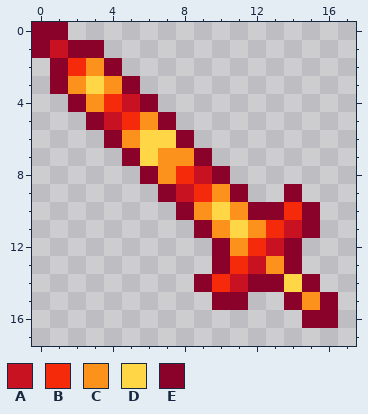
A pixel-art sprite gets an edit: Projectiles/Underworld/FieryPointsword.png. The picture above is the old version.
The file is 68x68 pixels, drawn in blocks of 2x2; one block is one cell here. Shown: x 0..17, y 0..17.
Palette (. is transparent): A #c81222  B #f42a0a  C #fc911c  D #ffd746  E #8a0229
Pixels before, first column x 0:
 0 EE...............
 1 EAEE.............
 2 .EBCE............
 3 .ECDCE...........
 4 ..ECBAE..........
 5 ...EABCE.........
 6 ....ECDDE........
 7 .....EDCCE.......
 8 ......ECBAE......
 9 .......EABCE..E..
10 ........ECDCEEBE.
11 .........ECDCBAE.
12 ..........ECBAE..
13 ..........EBACE..
14 .........EBAEEDE.
15 ..........EE..ECE
16 ...............EE
New version:
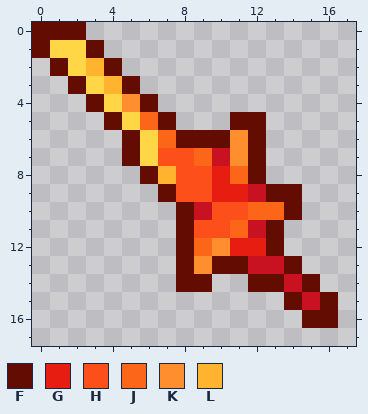
Colours new in this view: F #620c02  G #e61d10  H #fc4f19  J #fc6619  K #ff8e2f  L #ffb32f
Changes in this commit:
Changed rows in their new state; - is an unchanged pixel.
first column x 0:
 0 FFF--------------
 1 FDDF-------------
 2 -FDLF------------
 3 -.F-LF-----------
 4 --.FDKF----------
 5 ---.FDJF---FF----
 6 ----.F-JFFFKF----
 7 -----F-HHJAKF----
 8 ------FLHHGJF----
 9 -------FHHGGAFF--
10 --------FAHHJJF.-
11 --------FHHJAF..-
12 --------FJKGGF.--
13 --------FKFF-AF--
14 --------FF..FFAF-
15 ----------..--FAF
16 ---------------FF
Boxes around the changes in both pictures, in picture pixels (x1, y1, x2, y2):
changed: (32, 22, 338, 328)
